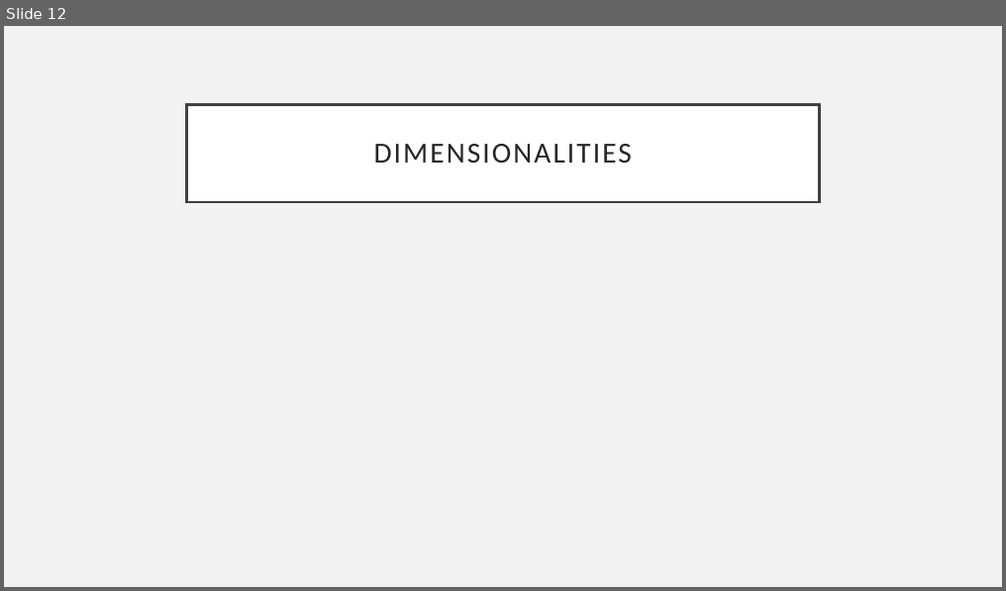
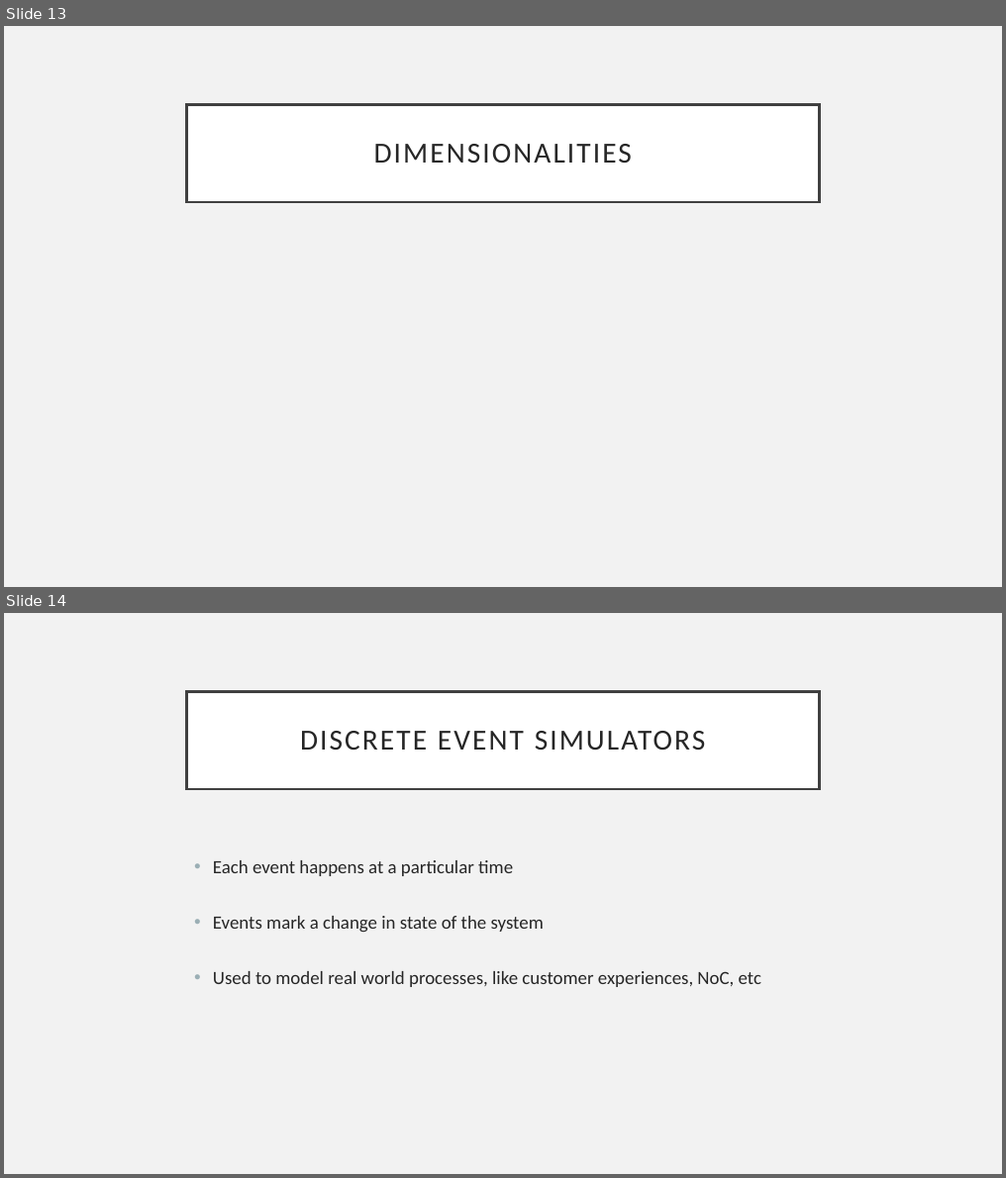
Before and after one commit to 0xJepsen/TropicalAlgebraicTCPModel, a slide deck: Papers/Novel/Sumarry of Max Plus.pptx. Shown one above the other, each under a label of ours: slide 12 before the commit, slides 13 and 14 after it. The pictures are 1006x591 and 1006x1178 pixels, drawn with LibreOffice and Linux fonts; fonts in the diff are those of the drawing; grey boxes stand for pictures. Boxes give left, top, right and bottom in pixels: in the first picture for what was removed or moved away, otherwise in the second. Text is boxed around its words. In the diff, an @@ line names an element or a change of style, - is before the commit and + after.

```diff
--- a/Papers/Novel/Sumarry of Max Plus.pptx
+++ b/Papers/Novel/Sumarry of Max Plus.pptx
@@ slide 14 added at [4,613,1002,1174], background #F2F2F2 @@
@@ title added at [187,691,819,789], fill #FFFFFF, outline #404040 2.5 pt, 28 pt, text #262626 @@
+DISCRETE EVENT SIMULATORS
@@ text added at [213,861,761,987], 18 pt, text #262626 @@
+• Each event happens at a particular time
+• Events mark a change in state of the system
+• Used to model real world processes, like customer experiences, NoC, etc
@@ what was slide 12 is now slide 13 @@
```
Also in this commit, not shown: 2 other slides added, 3 other files.
